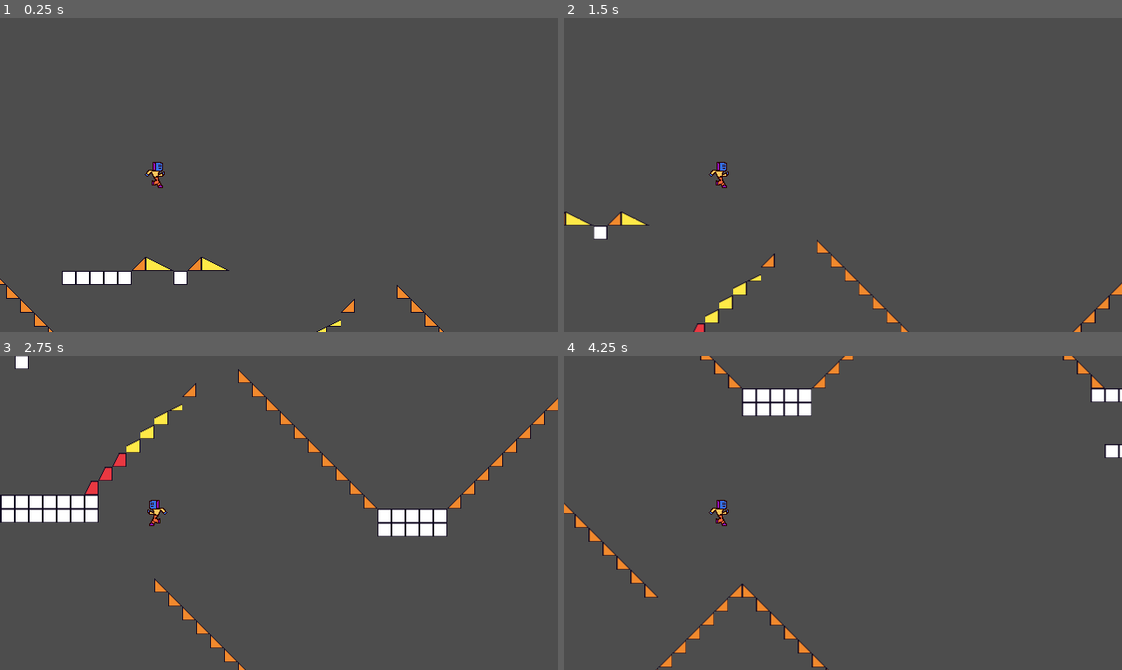
Above: before the commit, frames 1-4 (two rows, left to right).
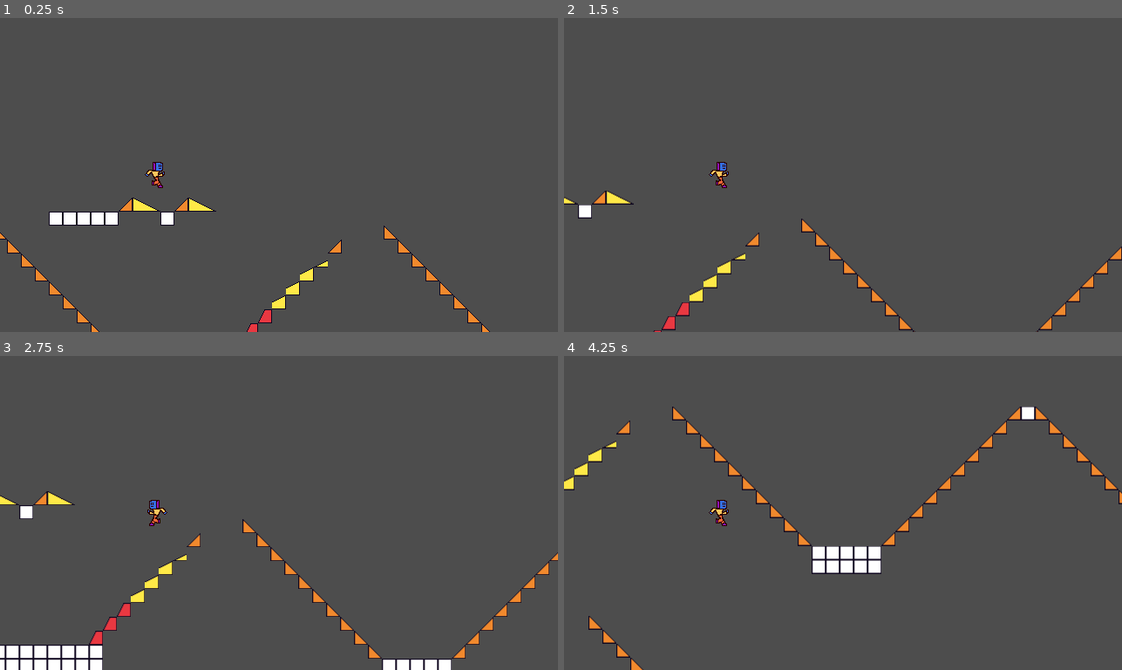
Above: after the commit, the same moments.

Repository: Ftcv/Sofrido-Re
Game: Godot game, scene res://MyProject/project/src/Levels/Playground.tscn
Two runs of this game, one before a commit and one after it. Both use one fixed random seed, a clock stepped at 60 frames per second and the inputs below.
Inputs:
- Up to frame 1 (0.25 s): no input
- Up to frame 2 (1.5 s): hold Right (right) from 0.53 s (still down); tap Z (jump) at 0.6, 0.77, 1.07 s; tap X (run) at 1.35 s
- Up to frame 3 (2.75 s): tap Z (jump) at 1.52, 1.55, 1.82, 2.1 s; release Right (right) at 2.03 s; hold Left (left) from 2.03 s (still down)
- Up to frame 4 (4.25 s): release Left (left) at 2.78 s; hold Right (right) from 2.78 s (still down); tap X (run) at 2.85 s; tap Z (jump) at 3.02, 3.05, 3.32, 3.6, 3.77, 4.07 s

The runs differ from the first frame. In frame 1, 3.9% of the frame differs, in the area x 0-88%, y 57-100%; in frame 2, 3.1%; in frame 3, 8.3%, in the area x 0-100%, y 0-100%; in frame 4, 6.6%.

Commit message:
ta quase la, falta corrigir o deslizando mas ja melhorou

Diff:
--- a/MyProject/project/src/Entidades/Player/Player.gd
+++ b/MyProject/project/src/Entidades/Player/Player.gd
@@ -12,10 +12,11 @@
 	 }
 
 # VARIAVEIS
+var slope_direction = sign(get_floor_normal().x)
 var is_sliding = false  # Variável para rastrear se o personagem está escorregando
 var slide_speed = 5.0  # Velocidade inicial de escorregar
 var max_slide_speed = 600  # Velocidade máxima de escorregar
-var slide_acceleration = 20  # Aceleração ao escorregar
+var slide_acceleration = 0.5  # Aceleração ao escorregar
 var slope_threshold = 0.2  # Ângulo máximo para considerar uma superfície como uma ladeira
 var jump_speed = -225 #forca do pulo
 var gravity = 8
@@ -43,8 +44,9 @@
 
 # Physics process handler
 func _physics_process(delta):
-	print(" motion.y: ", motion.y, " velocity: ",velocity, " State: ", state)
-#	motion.y += (jump_gravity if velocity.y < 0.0 else fall_gravity)
+	print(" motion: ", motion, " velocity: ",velocity, " State: ", state, " is_sliding: ", is_sliding, " floor_angle: ", get_floor_angle(), " slide_speed: ", slide_speed, " slope_direction: ", slope_direction, " gravity: ", gravity)
+	print(" input down: ",Input.is_action_pressed("down"))
+
 	player_input()
 	set_velocity(motion)
 	state_machine()
@@ -57,7 +59,7 @@
 		motion.x = 0
 	if is_on_ceiling():
 		motion.y = max(motion.y, 0)
-	if is_on_floor():
+	if is_on_floor() and not state == State.DESLIZANDO:
 		motion.y=0
 
 
@@ -153,7 +155,7 @@
 		glidiando = false
 
 	if is_on_floor():
-		if Input.is_action_pressed("down") and get_floor_angle() != 0:
+		if Input.is_action_just_pressed("down") and get_floor_angle() != 0:
 			state = State.DESLIZANDO
 
 		if Input.is_action_just_pressed("jump"):
@@ -192,6 +194,7 @@
 
 # Walking logic
 func andando():
+	slide_speed = 0.0
 	process_movement()
 	player_input()
 	has_friction = true
@@ -209,7 +212,7 @@
 # Sliding logic
 func deslizando():
 	# Verifique se o personagem está em uma ladeira
-	if is_on_floor() and get_floor_angle() > slope_threshold:
+	if is_on_floor() and  get_floor_angle() > slope_threshold:
 		is_sliding = true
 		slide_speed += slide_acceleration
 
@@ -220,8 +223,9 @@
 	# Se o personagem está escorregando
 	if is_sliding:
 		# Ajuste a velocidade horizontal de acordo com a inclinação
-		var slope_direction = sign(get_floor_normal().x)
+		slope_direction = sign(get_floor_normal().x)
 		set_velocity(Vector2(slide_speed * slope_direction * gravity, get_velocity().y))
+		move_and_slide()
 
 		# Vire o sprite do personagem na direção apropriada
 		if slope_direction > 0:
@@ -235,13 +239,16 @@
 		inertia()
 
 	if get_floor_angle() == 0:
+#		is_sliding = false
 		set_velocity(motion)
 
 	if not is_on_floor():
+#		is_sliding = false
 		state =State.ANDANDO
 
 	#Se largar o botão para baixo
 	if Input.is_action_just_released("down"):
+#		is_sliding = false
 		state =State.ANDANDO
 
 # Hurting logic
--- a/MyProject/project/src/Levels/Playground.tscn
+++ b/MyProject/project/src/Levels/Playground.tscn
@@ -446,7 +446,7 @@
 player_path = NodePath("../Player")
 
 [node name="Player" parent="." instance=ExtResource("1")]
-position = Vector2(1176, -249)
+position = Vector2(1191, -181)
 slide_on_ceiling = true
 metadata/_edit_group_ = true
 
